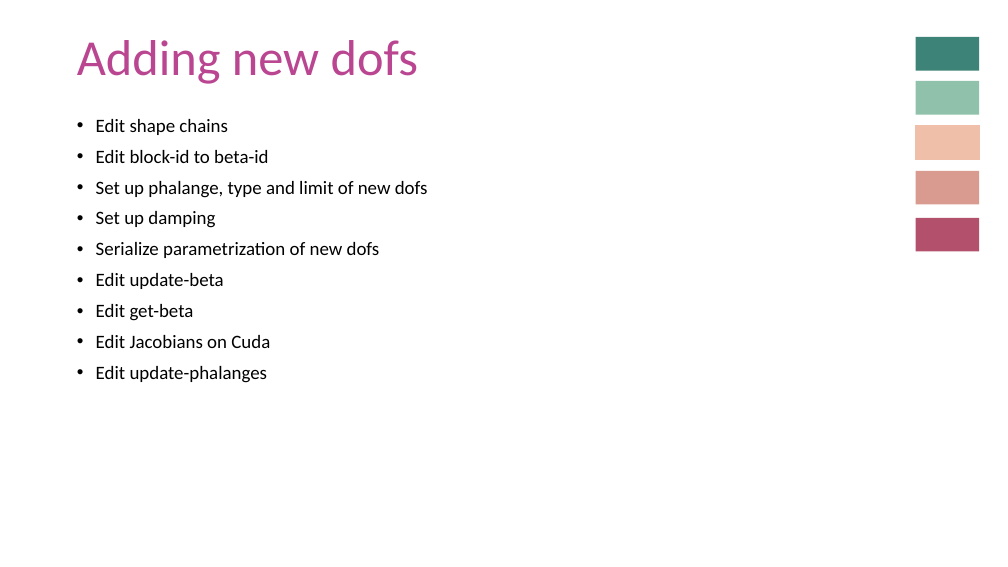
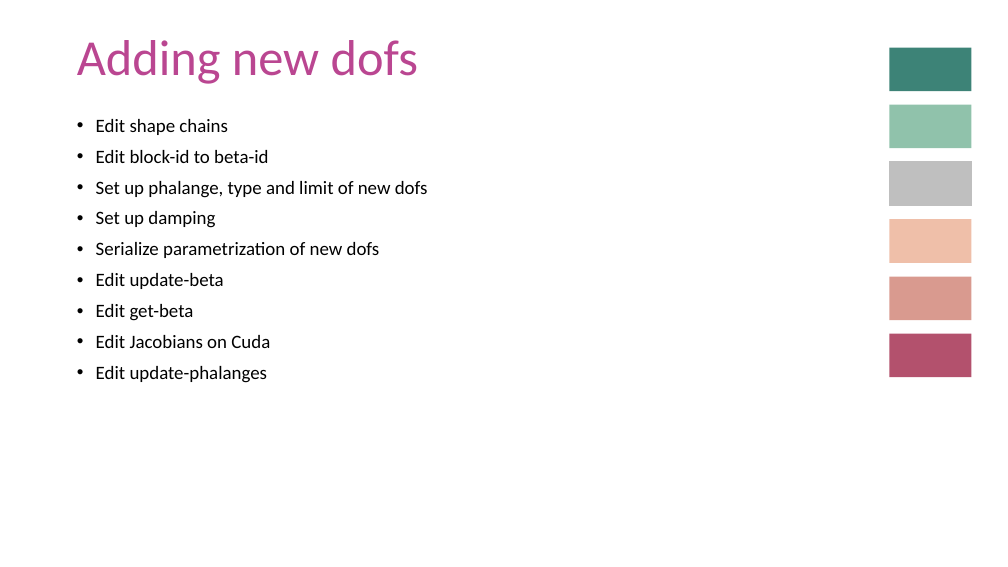
Before and after one commit to anastasia-tkach/honline-tex, a slide deck: slide 7 of Notations.pptx (slide 8 before the commit). Drawn at 1008x567 pixels with LibreOffice and Linux fonts; fonts in the diff are those of the drawing. Boxes give left, top, right and bottom in pixels: in the first picture for what was removed or moved away, otherwise in the second. Text is boxed around its words. In the diff, an @@ line names an element or a change of style, - is before the commit and + after.

```diff
--- a/Notations.pptx
+++ b/Notations.pptx
@@ rectangle: place and size @@
-rectangle at (916,37,979,70)
+rectangle at (889,48,972,91)
@@ rectangle: place and size @@
-rectangle at (916,81,979,114)
+rectangle at (889,104,972,148)
@@ rectangle removed at (916,126,979,160) @@
@@ rectangle: place and size @@
-rectangle at (916,171,979,204)
+rectangle at (889,162,972,206)
@@ rectangle at (889,162,972,206): fill #D99A8F to #BFBFBF; outline none to #BFBFBF 1 pt @@
@@ rectangle: place and size @@
-rectangle at (916,218,979,251)
+rectangle at (889,219,972,263)
@@ rectangle at (889,219,972,263): fill #B3516D to #EFBFA9 @@
@@ rectangle added at (889,277,972,321), fill #D99A8F @@
@@ rectangle added at (889,333,972,377), fill #B3516D @@
```
Also in this commit, not shown: 4 other slides changed, 5 slides removed, 4 other files.
